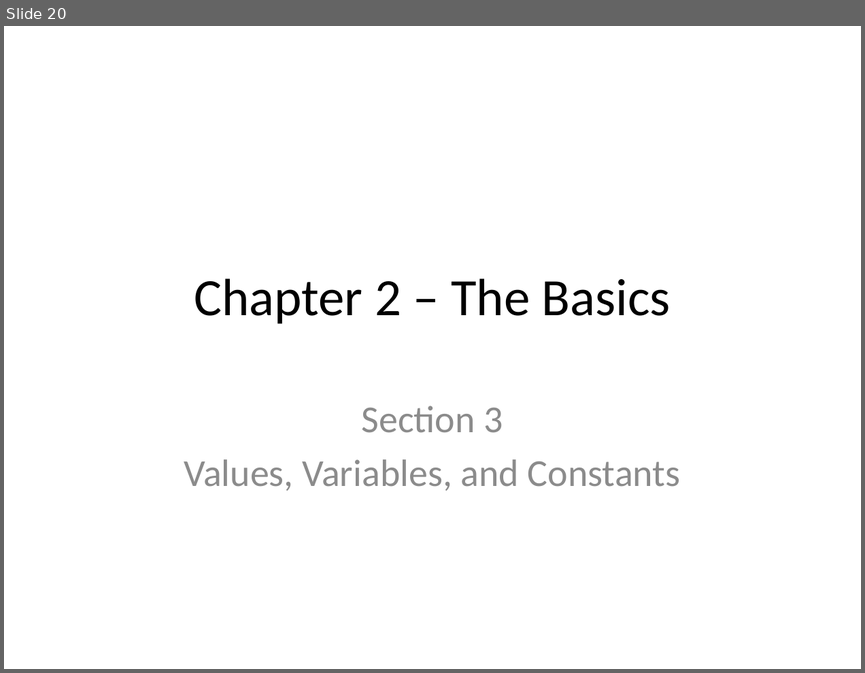
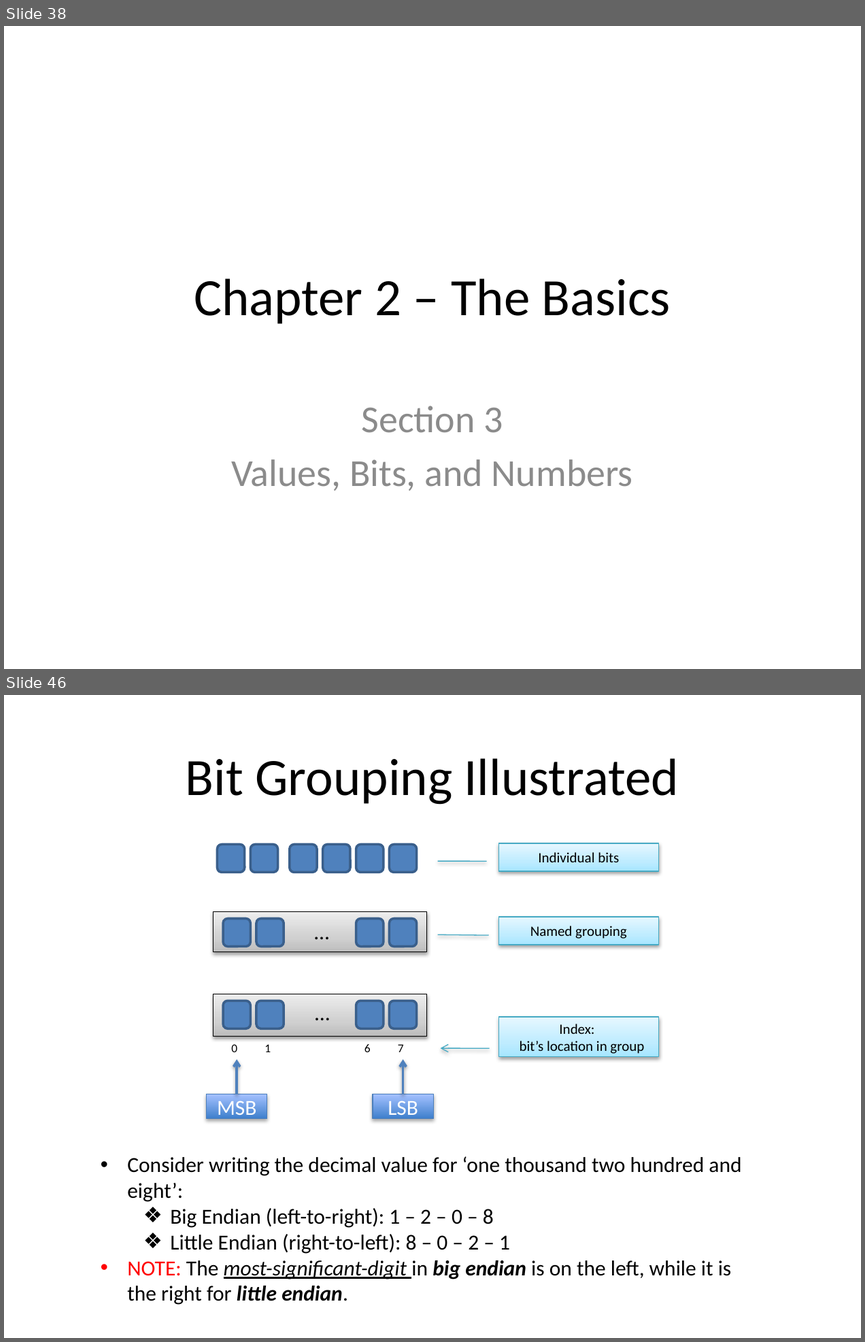
Before and after one commit to xiliax/go-lang-programming, a slide deck: doc/Go-Lang-Programming.pptx. Shown one above the other, each under a label of ours: slide 20 before the commit, slides 38 and 46 after it; the slides between them are not shown. The pictures are 865x673 and 865x1342 pixels, drawn with LibreOffice and Linux fonts; fonts in the diff are those of the drawing. Boxes give left, top, right and bottom in pixels: in the first picture for what was removed or moved away, otherwise in the second. Text is boxed around its words. In the diff, an @@ line names an element or a change of style, - is before the commit and + after.

Commit message:
c02s03 - Values, Bits, and Numbers - Updated docs, slides, and code sample.

```diff
--- a/doc/Go-Lang-Programming.pptx
+++ b/doc/Go-Lang-Programming.pptx
@@ slide 46 added at box(4, 695, 861, 1338), background #FFFFFF @@
@@ title added at box(186, 758, 679, 804), 44 pt, text #000000 @@
+Bit Grouping Illustrated
@@ group added at box(206, 843, 659, 1118): 14 rounded rectangles, 6 texts, 4 rectangles, 3 border callouts, 2 arrows @@
+Individual bits
+Named grouping
+0
+1
+6
+7
+Index:
+bit’s location in group
+…
+…
+MSB
+LSB
@@ text added at box(127, 1156, 741, 1304), 18 pt, text #000000 @@
+• Consider writing the decimal value for ‘one thousand two hundred and eight’:
+  ❖ Big Endian (left-to-right): 1 – 2 – 0 – 8
+  ❖ Little Endian (right-to-left): 8 – 0 – 2 – 1
+• NOTE: The most-significant-digit in big endian is on the left, while it is the right for little endian.
@@ what was slide 20 is now slide 38 @@
@@ slide 38 changed as well @@
@@ subtitle at box(231, 459, 633, 490): text changed @@
-Values, Variables, and Constants
+Values, Bits, and Numbers
```
Also in this commit, not shown: 2 other slides changed, 40 other slides added, 48 other files.
